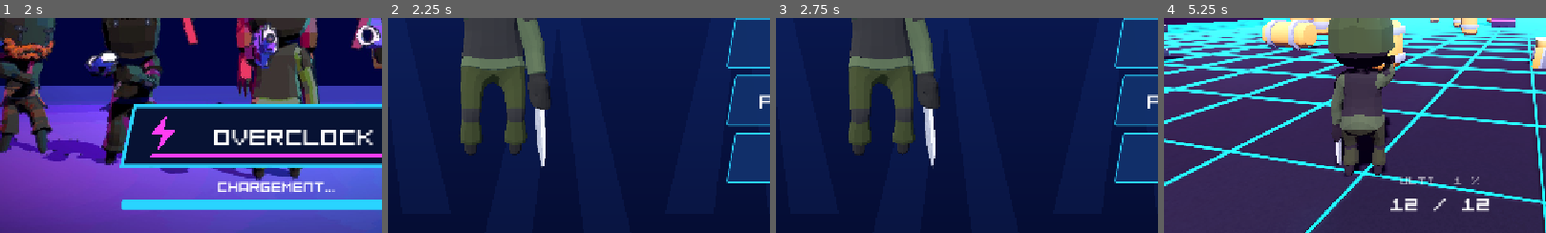
Above: before the commit, frames 1-4 (left to right).
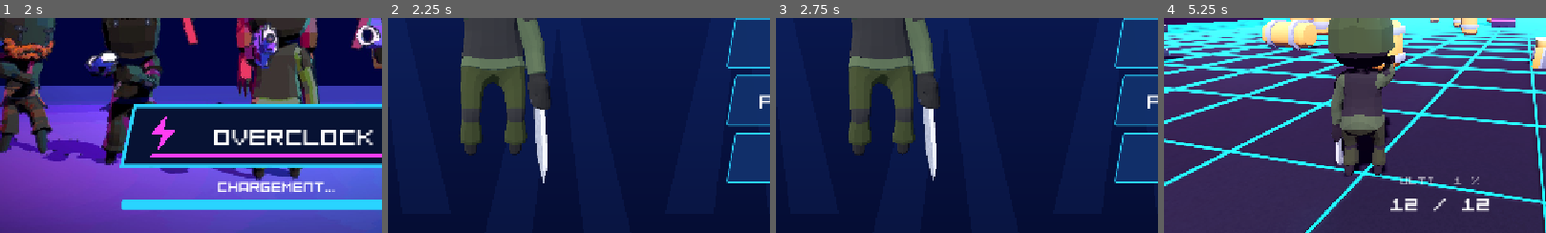
Above: after the commit, the same moments.

Repository: mariusortiz/overclock
Game: Godot game, scene res://scenes/loading.tscn
The game is run twice, just before and just after one commit, with the same random seed, the same clock (stepped at 60 frames per second) and the same inputs.
Inputs (mouse positions are % of the whole screen's width and height, from its top left):
- Up to frame 1 (2 s): tap Enter at 0.5 s; move the mouse to (72, 45) at 0.52 s; hold D (move_right) 0.53-1.25 s; tap F (melee) at 0.6 s; click (72, 45) at 0.67 s; tap Space (jump) at 0.77, 1.25 s; drag from (30, 55) to (45, 70) at 1.27 s
- Up to frame 2 (2.25 s): tap Enter at 2 s; move the mouse to (60, 28) at 2.02 s; hold D (move_right) from 2.03 s (still down); tap F (melee) at 2.1 s
- Up to frame 3 (2.75 s): keep holding D (move_right)
- Up to frame 4 (5.25 s): release D (move_right) at 2.75 s; click "JOUER" at 2.75 s; click "II" at 3.5 s; click "REPRENDRE" at 4.25 s; drag from (45, 70) to (20, 35) at 5.02 s
The pictures show only the part of the screen within x 14-64%, y 50-100%; the shares and areas given below are measured in that part.

Frame 1 is identical in both runs. In frame 2, 0.3% of the frame differs, in the area x 37-42%, y 37-77%; in frame 3, 0.3%; in frame 4, less than 0.1%.

Commit message:
Melee: sturdier katana, spear and knives, to read at game distance
Co-Authored-By: Claude Fable 5.2 <noreply@anthropic.com>
Claude-Session: https://claude.ai/code/session_01TMrhLU8C9hMQ3DU14F1G1z

Diff:
--- a/scripts/loadout.gd
+++ b/scripts/loadout.gd
@@ -165,7 +165,7 @@
 ## A blade is small: the skin's pattern is drawn finer on it than on a gun.
 const MELEE_PATTERN_SCALE := 4.0
 ## Length above the hand, in meters, from which a weapon counts as long.
-const MELEE_LONG := 0.7
+const MELEE_LONG := 0.78
 
 ## Materials already built, by melee part name or by skin and scale. Kept for the
 ## whole session: a weapon must never outlive the material it is drawn with.
Not shown, changed: assets/models/melee/butterfly.obj
Not shown, changed: assets/models/melee/karambit.obj
Not shown, changed: assets/models/melee/katana.obj
Not shown, changed: assets/models/melee/knife.obj
Not shown, changed: assets/models/melee/kunai.obj
Not shown, changed: assets/models/melee/spear.obj
